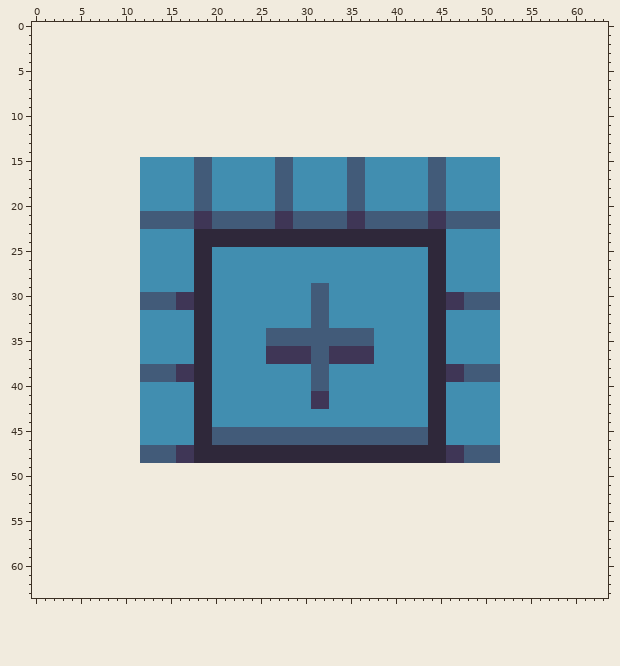
File history of a pixel-art sprite, assets/gui/themes/square0.png. Above, as it was before the edit.
The file is 40x34 pixels. The old version is drawn lined up with the new one, on the new canvas.
The result:
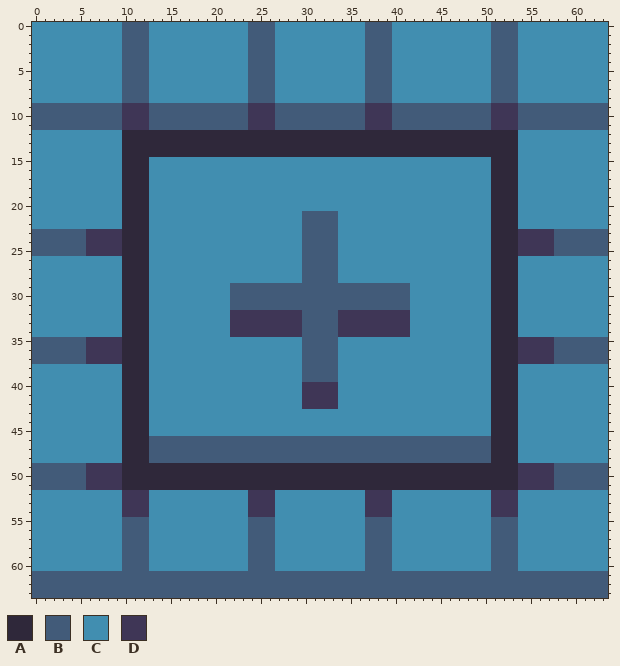
Palette (. is transparent): A #2f283a  B #425b79  C #418eb0  D #3f3656
Diff:
canvas 40x34 -> 64x64, the old top-left corner now at 12,15
Changed rows in their new state; - is an unchanged pixel.
first column x 0:
 0 CCCCCCCCCCBBBCCCCCCCCCCCBBBCCCCCCCCCCBBBCCCCCCCCCCCBBBCCCCCCCCCC
 1 CCCCCCCCCCBBBCCCCCCCCCCCBBBCCCCCCCCCCBBBCCCCCCCCCCCBBBCCCCCCCCCC
 2 CCCCCCCCCCBBBCCCCCCCCCCCBBBCCCCCCCCCCBBBCCCCCCCCCCCBBBCCCCCCCCCC
 3 CCCCCCCCCCBBBCCCCCCCCCCCBBBCCCCCCCCCCBBBCCCCCCCCCCCBBBCCCCCCCCCC
 4 CCCCCCCCCCBBBCCCCCCCCCCCBBBCCCCCCCCCCBBBCCCCCCCCCCCBBBCCCCCCCCCC
 5 CCCCCCCCCCBBBCCCCCCCCCCCBBBCCCCCCCCCCBBBCCCCCCCCCCCBBBCCCCCCCCCC
 6 CCCCCCCCCCBBBCCCCCCCCCCCBBBCCCCCCCCCCBBBCCCCCCCCCCCBBBCCCCCCCCCC
 7 CCCCCCCCCCBBBCCCCCCCCCCCBBBCCCCCCCCCCBBBCCCCCCCCCCCBBBCCCCCCCCCC
 8 CCCCCCCCCCBBBCCCCCCCCCCCBBBCCCCCCCCCCBBBCCCCCCCCCCCBBBCCCCCCCCCC
 9 BBBBBBBBBBDDDBBBBBBBBBBBDDDBBBBBBBBBBDDDBBBBBBBBBBBDDDBBBBBBBBBB
10 BBBBBBBBBBDDDBBBBBBBBBBBDDDBBBBBBBBBBDDDBBBBBBBBBBBDDDBBBBBBBBBB
11 BBBBBBBBBBDDDBBBBBBBBBBBDDDBBBBBBBBBBDDDBBBBBBBBBBBDDDBBBBBBBBBB
12 CCCCCCCCCCAAAAAAAAAAAAAAAAAAAAAAAAAAAAAAAAAAAAAAAAAAAACCCCCCCCCC
13 CCCCCCCCCCAAAAAAAAAAAAAAAAAAAAAAAAAAAAAAAAAAAAAAAAAAAACCCCCCCCCC
14 CCCCCCCCCCAAAAAAAAAAAAAAAAAAAAAAAAAAAAAAAAAAAAAAAAAAAACCCCCCCCCC
15 CCCCCCCCCCAAA-----CC-------CC------CC-------CC-----AAACCCCCCCCCC
16 CCCCCCCCCCAAA-----CC-------CC------CC-------CC-----AAACCCCCCCCCC
17 CCCCCCCCCCAAA-----CC-------CC------CC-------CC-----AAACCCCCCCCCC
18 CCCCCCCCCCAAA-----CC-------CC------CC-------CC-----AAACCCCCCCCCC
19 CCCCCCCCCCAAA-----CC-------CC------CC-------CC-----AAACCCCCCCCCC
20 CCCCCCCCCCAAA-----CC-------CC------CC-------CC-----AAACCCCCCCCCC
21 CCCCCCCCCCAAACCCCCCCCCCCCCCCCC----CCCCCCCCCCCCCCCCCAAACCCCCCCCCC
22 CCCCCCCCCCAAACCCCCCCCCCCCCCCCC----CCCCCCCCCCCCCCCCCAAACCCCCCCCCC
23 BBBBBBDDDDAAA-----CCCCCCCCCCCCBBBBCCCCCCCCCCCC-----AAADDDDBBBBBB
24 BBBBBBDDDDAAA-----CCCCCCCCCCCCBBBBCCCCCCCCCCCC-----AAADDDDBBBBBB
25 BBBBBBDDDDAAA-----CC----------BBBB----------CC-----AAADDDDBBBBBB
26 CCCCCCCCCCAAA-----CC----------BBBB----------CC-----AAACCCCCCCCCC
27 CCCCCCCCCCAAA-----CC----------BBBB----------CC-----AAACCCCCCCCCC
28 CCCCCCCCCCAAA-----CC----------BBBB----------CC-----AAACCCCCCCCCC
29 CCCCCCCCCCAAA-----CC--BBBBBBBBB--BBBBBBBBB--CC-----AAACCCCCCCCCC
30 CCCCCCCCCCAAACCCCCCC--BBBBBBBBB--BBBBBBBBB--CCCCCCCAAACCCCCCCCCC
31 CCCCCCCCCCAAACCCCCCC--BBBBBBBBB--BBBBBBBBB--CCCCCCCAAACCCCCCCCCC
32 CCCCCCCCCCAAA-----CC--DDDDDDDDB--BDDDDDDDD--CC-----AAACCCCCCCCCC
33 CCCCCCCCCCAAA-----CC--DDDDDDDDB--BDDDDDDDD--CC-----AAACCCCCCCCCC
34 CCCCCCCCCCAAA-----CC--DDDDDDDD----DDDDDDDD--CC-----AAACCCCCCCCCC
35 BBBBBBDDDDAAA-----CC------CCCC----CCCC------CC-----AAADDDDBBBBBB
36 BBBBBBDDDDAAA-----CC------CCCCB--BCCCC------CC-----AAADDDDBBBBBB
37 BBBBBBDDDDAAA-----CC------CCCCB--BCCCC------CC-----AAADDDDBBBBBB
38 CCCCCCCCCCAAACCCCCCC----------B--B----------CCCCCCCAAACCCCCCCCCC
39 CCCCCCCCCCAAACCCCCCC----------B--B----------CCCCCCCAAACCCCCCCCCC
40 CCCCCCCCCCAAA-----CC----------DDDD----------CC-----AAACCCCCCCCCC
41 CCCCCCCCCCAAA-----CC----------D--D----------CC-----AAACCCCCCCCCC
42 CCCCCCCCCCAAA-----CC----------D--D----------CC-----AAACCCCCCCCCC
43 CCCCCCCCCCAAA-----CC------------------------CC-----AAACCCCCCCCCC
44 CCCCCCCCCCAAA-----CC------------------------CC-----AAACCCCCCCCCC
45 CCCCCCCCCCAAA-----CCCCCCCCCCCCCCCCCCCCCCCCCCCC-----AAACCCCCCCCCC
46 CCCCCCCCCCAAABBBBBBB------------------------BBBBBBBAAACCCCCCCCCC
47 CCCCCCCCCCAAA---BBBBBBBBBBBBBBBBBBBBBBBBBBBBBBBB---AAACCCCCCCCCC
48 CCCCCCCCCCAAA---BBBBBBBBBBBBBBBBBBBBBBBBBBBBBBBB---AAACCCCCCCCCC
49 BBBBBBDDDDAAAAAAAAAAAAAAAAAAAAAAAAAAAAAAAAAAAAAAAAAAAADDDDBBBBBB
50 BBBBBBDDDDAAAAAAAAAAAAAAAAAAAAAAAAAAAAAAAAAAAAAAAAAAAADDDDBBBBBB
51 BBBBBBDDDDAAAAAAAAAAAAAAAAAAAAAAAAAAAAAAAAAAAAAAAAAAAADDDDBBBBBB
52 CCCCCCCCCCDDDCCCCCCCCCCCDDDCCCCCCCCCCDDDCCCCCCCCCCCDDDCCCCCCCCCC
53 CCCCCCCCCCDDDCCCCCCCCCCCDDDCCCCCCCCCCDDDCCCCCCCCCCCDDDCCCCCCCCCC
54 CCCCCCCCCCDDDCCCCCCCCCCCDDDCCCCCCCCCCDDDCCCCCCCCCCCDDDCCCCCCCCCC
55 CCCCCCCCCCBBBCCCCCCCCCCCBBBCCCCCCCCCCBBBCCCCCCCCCCCBBBCCCCCCCCCC
56 CCCCCCCCCCBBBCCCCCCCCCCCBBBCCCCCCCCCCBBBCCCCCCCCCCCBBBCCCCCCCCCC
57 CCCCCCCCCCBBBCCCCCCCCCCCBBBCCCCCCCCCCBBBCCCCCCCCCCCBBBCCCCCCCCCC
58 CCCCCCCCCCBBBCCCCCCCCCCCBBBCCCCCCCCCCBBBCCCCCCCCCCCBBBCCCCCCCCCC
59 CCCCCCCCCCBBBCCCCCCCCCCCBBBCCCCCCCCCCBBBCCCCCCCCCCCBBBCCCCCCCCCC
60 CCCCCCCCCCBBBCCCCCCCCCCCBBBCCCCCCCCCCBBBCCCCCCCCCCCBBBCCCCCCCCCC
61 BBBBBBBBBBBBBBBBBBBBBBBBBBBBBBBBBBBBBBBBBBBBBBBBBBBBBBBBBBBBBBBB
62 BBBBBBBBBBBBBBBBBBBBBBBBBBBBBBBBBBBBBBBBBBBBBBBBBBBBBBBBBBBBBBBB
63 BBBBBBBBBBBBBBBBBBBBBBBBBBBBBBBBBBBBBBBBBBBBBBBBBBBBBBBBBBBBBBBB
